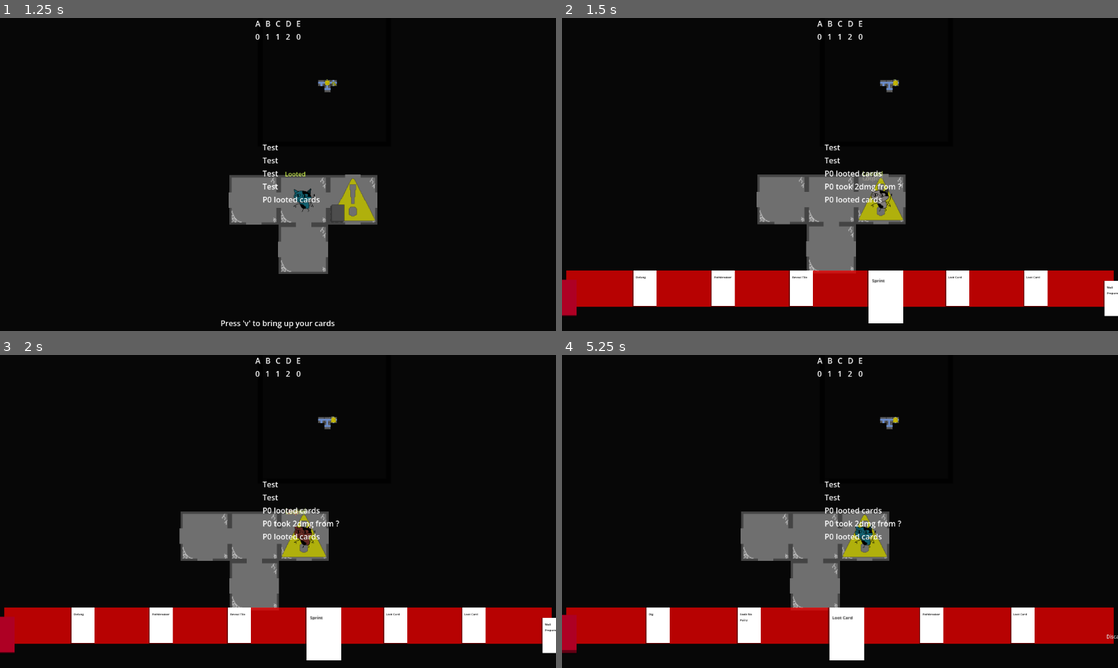
Above: before the commit, frames 1-4 (two rows, left to right).
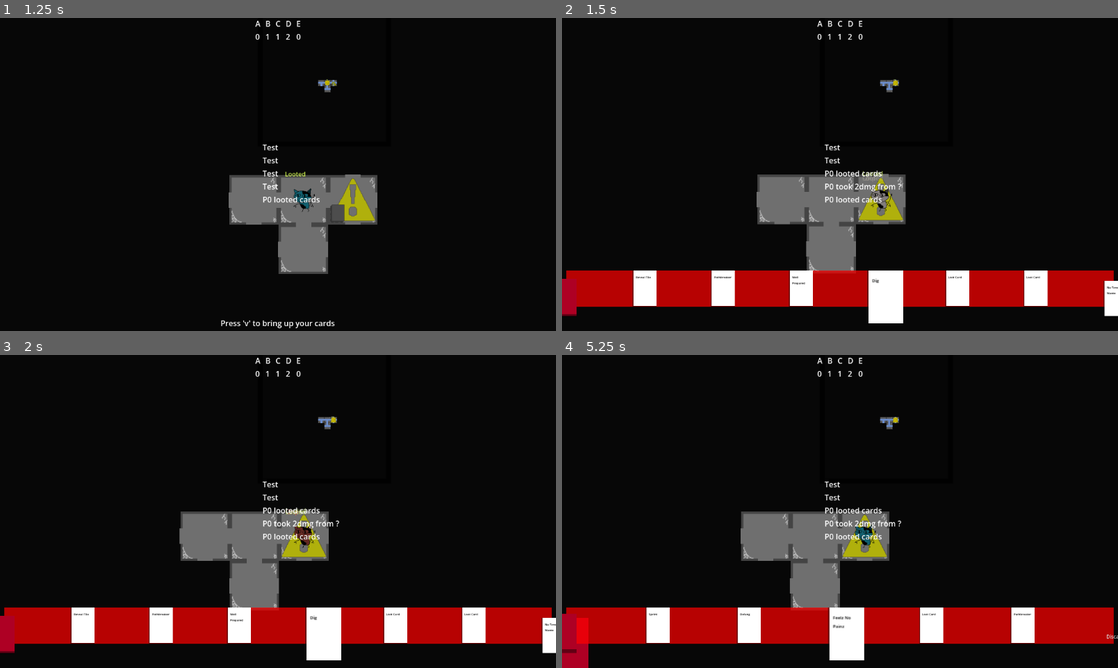
Above: after the commit, the same moments.

Repository: emrysshevek/gameganggame
Game: Godot game, scene res://scenes/GameScene.tscn
The game is run twice, just before and just after one commit, with the same random seed, the same clock (stepped at 60 frames per second) and the same inputs.
Inputs (mouse positions are in pixels of both pictures, inside the frame that each line leads up to):
- Up to frame 1 (1.25 s): tap V (debug_v) at 0.5 s; move the mouse to (400, 158) at 0.52 s; hold D (move_right) from 0.53 s (still down); tap G (discard) at 0.6 s; click (400, 158) at 0.67 s
- Up to frame 2 (1.5 s): release D (move_right) at 1.25 s; tap V (debug_v) at 1.25 s; drag from (728, 190) to (812, 237) at 1.27 s
- Up to frame 3 (2 s): no input
- Up to frame 4 (5.25 s): move the mouse to (895, 442) at 2.02 s; hold D (move_right) 2.03-2.75 s; tap C (toggle_cursor) at 2.1 s; click "Draw" at 2.75 s; click "Discard" at 3.5 s; tap Enter (toggle_end_turn) at 4.25 s; drag from (812, 574) to (673, 464) at 4.27 s; tap V (debug_v) at 5 s; move the mouse to (1006, 558) at 5.02 s; hold A (move_left) from 5.03 s (still down); hold Shift from 5.03 s (still down)

Frame 1 is identical in both runs. In frame 2, less than 0.1% of the frame differs, in the area x 0-100%, y 82-95%; in frame 3, less than 0.1%; in frame 4, 0.6%, in the area x 0-85%, y 82-100%.

Commit message:
example card/status: no time to waste

Diff:
--- a/cards/cards/card_list.tres
+++ b/cards/cards/card_list.tres
@@ -8,6 +8,7 @@
 [ext_resource type="PackedScene" uid="uid://c1nfp633qvi8b" path="res://cards/cards/dig/dig_card.tscn" id="5_hu8k6"]
 [ext_resource type="PackedScene" uid="uid://bakduutvsha55" path="res://cards/cards/pathbreaker/pathbreaker_card.tscn" id="6_5t7bn"]
 [ext_resource type="PackedScene" uid="uid://dnojbgbc2wt4b" path="res://cards/cards/feelz_no_painz/feelz_no_painz_card.tscn" id="7_hy721"]
+[ext_resource type="PackedScene" uid="uid://do7xr2it6xfih" path="res://cards/cards/no_time_to_waste/no_time_to_waste_card.tscn" id="8_khsxp"]
 
 [resource]
 script = ExtResource("1_p6edn")
@@ -15,6 +16,7 @@
 "defang": ExtResource("4_jsrv2"),
 "dig": ExtResource("5_hu8k6"),
 "feelz_no_painz": ExtResource("7_hy721"),
+"no_time_to_waste": ExtResource("8_khsxp"),
 "pathbreaker": ExtResource("6_5t7bn"),
 "reveal_tile": ExtResource("4_5t7bn"),
 "sprint": ExtResource("3_4e6cq"),
--- /dev/null
+++ b/cards/cards/inspire/inspire_card.gd
@@ -0,0 +1,6 @@
+extends Card
+
+
+func _trigger_play_ability() -> void:
+	# TODO: apply Inspire status
+	super._trigger_play_ability()
--- /dev/null
+++ b/cards/cards/inspire/inspire_card.tscn
@@ -0,0 +1,8 @@
+[gd_scene format=3 uid="uid://cyebqx7ey5f0e"]
+
+[ext_resource type="PackedScene" uid="uid://bnv5dqpc4y8xb" path="res://cards/card.tscn" id="1_4u832"]
+[ext_resource type="Script" uid="uid://dfo7clqyofx86" path="res://cards/cards/inspire/inspire_card.gd" id="2_cawt1"]
+
+[node name="InspireCard" unique_id=693299294 instance=ExtResource("1_4u832")]
+script = ExtResource("2_cawt1")
+targets_required = null
--- /dev/null
+++ b/cards/cards/no_time_to_waste/no_time_to_waste_card.gd
@@ -0,0 +1,7 @@
+extends Card
+
+
+func _trigger_play_ability() -> void:
+	for character: Character in Utils.try_get_game_scene().characters:
+		character.status_manager.add_status(NoTimeToWasteStatus.new(1))
+	super._trigger_play_ability()
--- /dev/null
+++ b/cards/cards/no_time_to_waste/no_time_to_waste_card.tscn
@@ -0,0 +1,9 @@
+[gd_scene format=3 uid="uid://do7xr2it6xfih"]
+
+[ext_resource type="PackedScene" uid="uid://bnv5dqpc4y8xb" path="res://cards/card.tscn" id="1_2firj"]
+[ext_resource type="Script" uid="uid://btc523xeitggc" path="res://cards/cards/no_time_to_waste/no_time_to_waste_card.gd" id="2_utroa"]
+
+[node name="NoTimeToWasteCard" unique_id=693299294 instance=ExtResource("1_2firj")]
+script = ExtResource("2_utroa")
+description = "No Time To Waste"
+targets_required = null
--- /dev/null
+++ b/components/status/statuses/inspire_status.gd
@@ -0,0 +1,37 @@
+extends CharacterStatus
+
+var _card: Card
+var _card_costs: Dictionary[Model.CreatureValue, int]
+
+
+func _init(val:int=1) -> void:
+	value = val
+	status_name = "Inspire"
+
+
+func apply(target: Node) -> bool:
+	if not super.apply(target):
+		return false
+
+	Events.value_reserve_attempt.connect(_on_value_reserve_attempted)
+	return true
+
+
+func trigger_effect() -> void:
+	for key in _card_costs.keys():
+		_card_costs[key] = 0
+
+	value -= 1
+	if value == 0:
+		remove_status.emit(self)
+
+
+
+func _on_value_reserve_attempted(card: Card, costs: Dictionary[Model.CreatureValue, int]) -> void:
+	if not card.owning_character == character:
+		return
+
+	_card = card
+	_card_costs = costs
+
+	trigger_effect()
--- /dev/null
+++ b/components/status/statuses/no_time_to_waste_status.gd
@@ -0,0 +1,44 @@
+class_name NoTimeToWasteStatus
+extends CharacterStatus
+
+var can_apply: bool = true
+
+func _init(val: int) -> void:
+	super._init(val)
+	value = val
+	status_name = "No Time To Waste"
+
+
+func apply(target: Node) -> bool:
+	if not super.apply(target):
+		return false
+
+	Events.character_movement_value_changed.connect(_on_character_movement_value_changed)
+	Events.round_ended.connect(_on_round_ended)
+	return true
+
+
+func trigger_effect() -> void:
+	if not can_apply:
+		can_apply = true
+		return
+
+	can_apply = false
+	character.movement += 1
+	super.trigger_effect()
+
+
+func _on_character_movement_value_changed(character: Character, old_val: int, new_val: int) -> void:
+	if not self.character == character:
+		return
+
+	if new_val <= old_val:
+		return
+
+	trigger_effect()
+
+
+func _on_round_ended() -> void:
+	value -= 1
+	if value <= 0:
+		remove_status.emit(self)
--- a/entities/character.gd
+++ b/entities/character.gd
@@ -39,7 +39,12 @@
 var grid_coordinates:Vector2
 var current_floor:int
 #movement starts at 3 so character can move a big right at the game start, for testing
-var movement:int = 3
+var movement:int = 3 :
+	set(new_val):
+		var old_val := movement
+		movement = new_val
+		Events.character_movement_value_changed.emit(self, old_val, new_val)
+
 #colors define color of the sprite and minimap icon
 var character_color:Color
 var testing_player_colors:Array = [Color("23b9d6"), Color("f164e8"), Color("e0b81e"), Color("8084fd")]
--- a/global/Events.gd
+++ b/global/Events.gd
@@ -32,6 +32,7 @@
 signal character_moved(_character: Character, old_coords: Vector2i, new_coords: Vector2i)
 signal looted_cards(_character: Character)
 signal forced_discard(_character: Character, effect_source)
+signal character_movement_value_changed(_character: Character, old_value: int, new_value: int)
 #endregion
 
 #region Tile
Not shown, added: cards/cards/inspire/inspire_card.gd.uid
Not shown, added: cards/cards/no_time_to_waste/no_time_to_waste_card.gd.uid
Not shown, added: components/status/statuses/inspire_status.gd.uid
Not shown, added: components/status/statuses/no_time_to_waste_status.gd.uid
